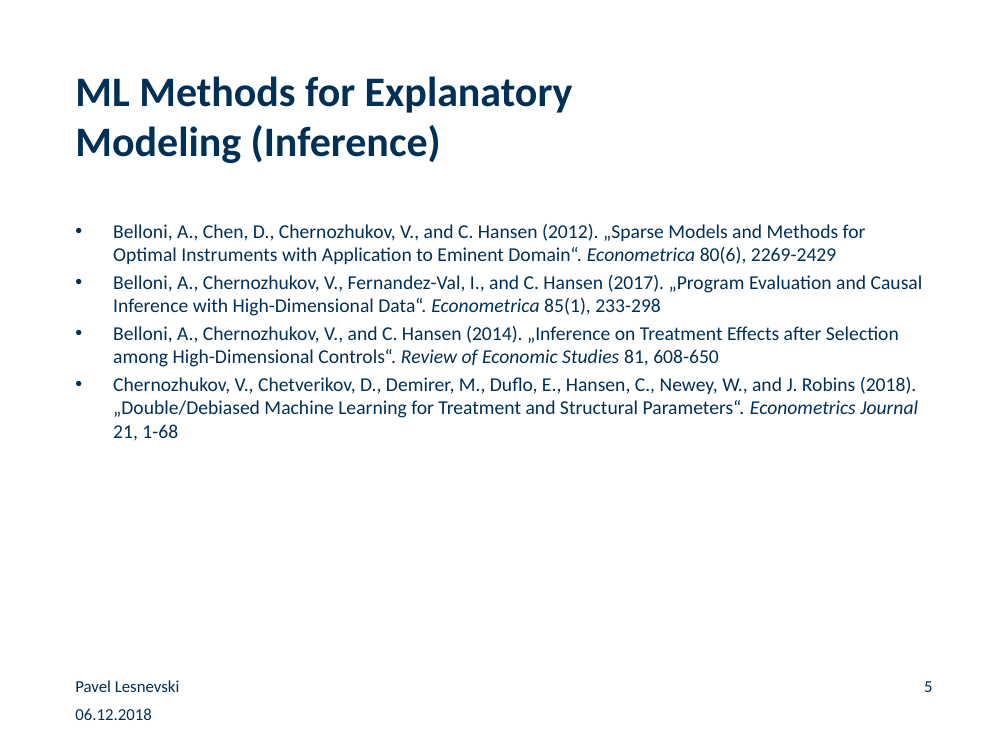
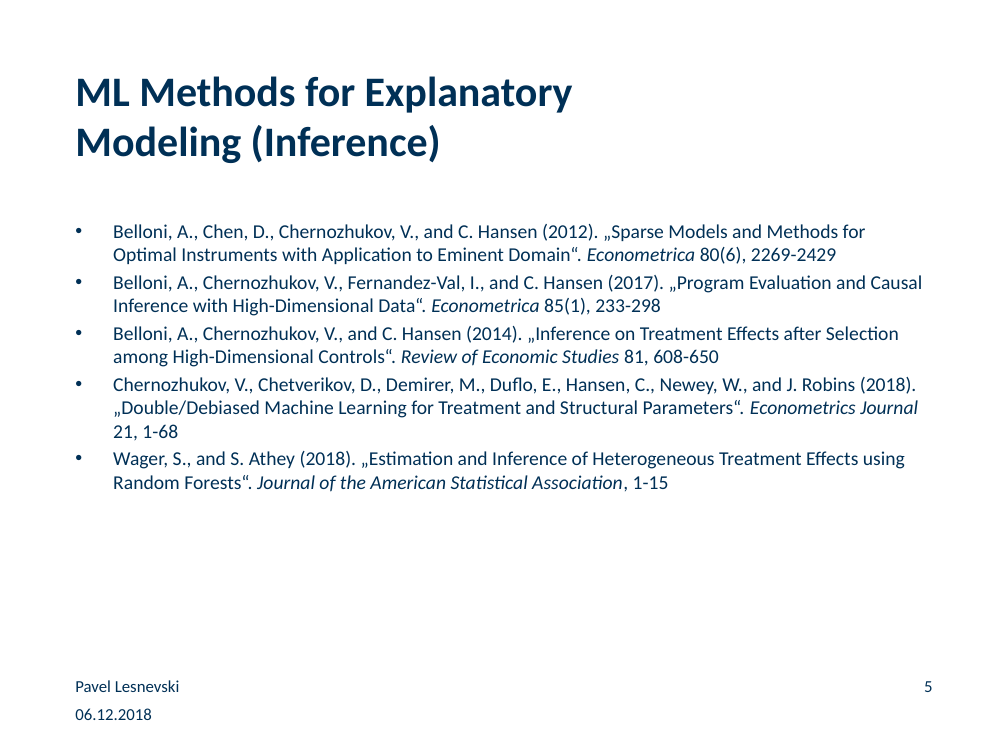
Before and after one commit to paveles/Machine_Learning_and_Equity_Index_Returns, a slide deck: slide 5 of _presentation/MachineLearning_StockMarketReturns.pptx. Drawn at 1008x756 pixels with LibreOffice and Linux fonts; fonts in the diff are those of the drawing; background and template pictures are left out. Boxes give left, top, right and bottom in pixels: in the first picture for what was removed or moved away, otherwise in the second. Text is boxed around its words. In the diff, an @@ line names an element or a change of style, - is before the commit and + after.

```diff
--- a/_presentation/MachineLearning_StockMarketReturns.pptx
+++ b/_presentation/MachineLearning_StockMarketReturns.pptx
@@ text at bbox=[113, 451, 905, 492]: paragraph added @@
+• Wager, S., and S. Athey (2018). „Estimation and Inference of Heterogeneous Treatment Effects using Random Forests“. Journal of the American Statistical Association, 1-15
```
Also in this commit, not shown: 11 other slides changed, 1 slide added, 3 other files.
